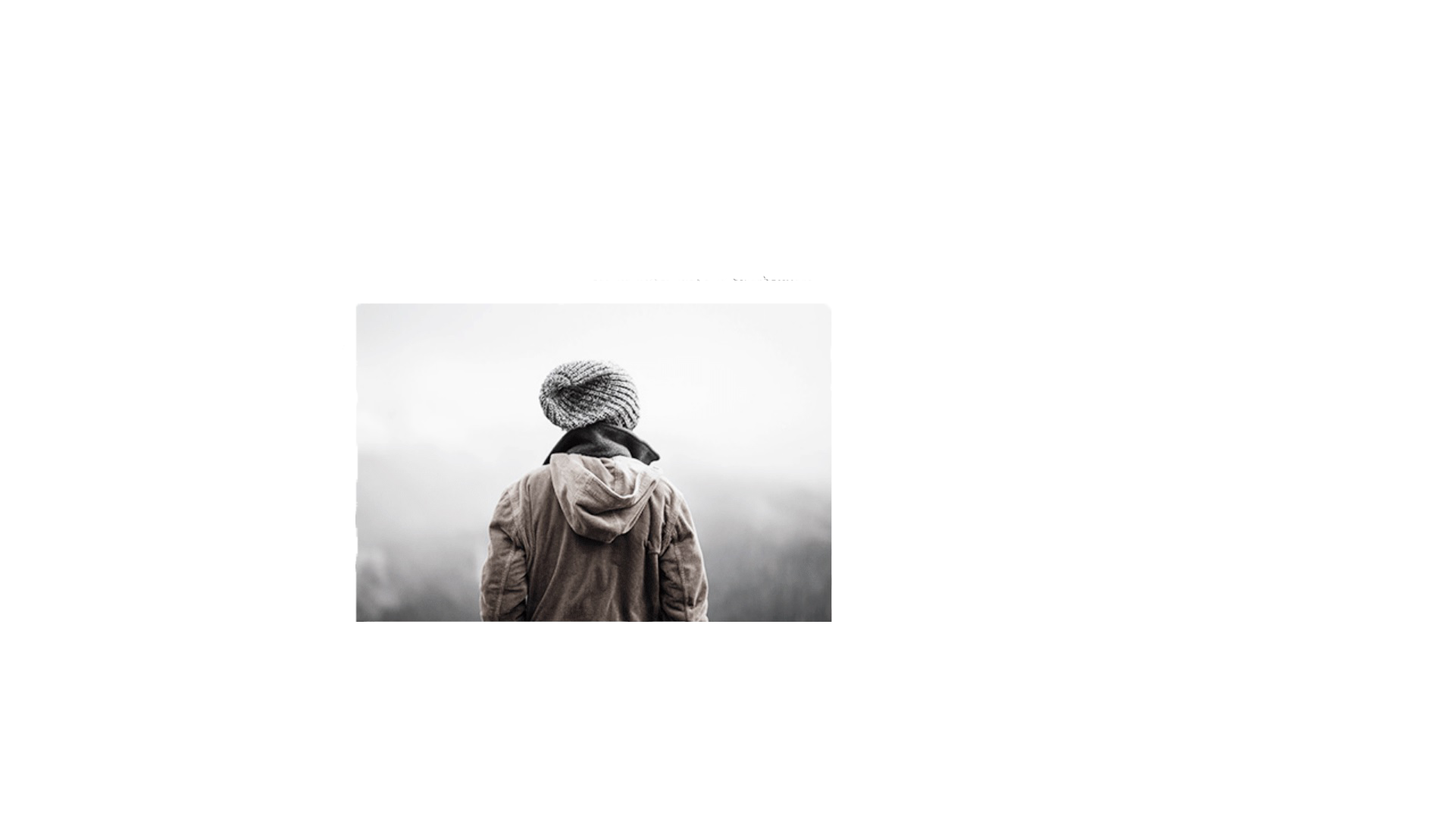
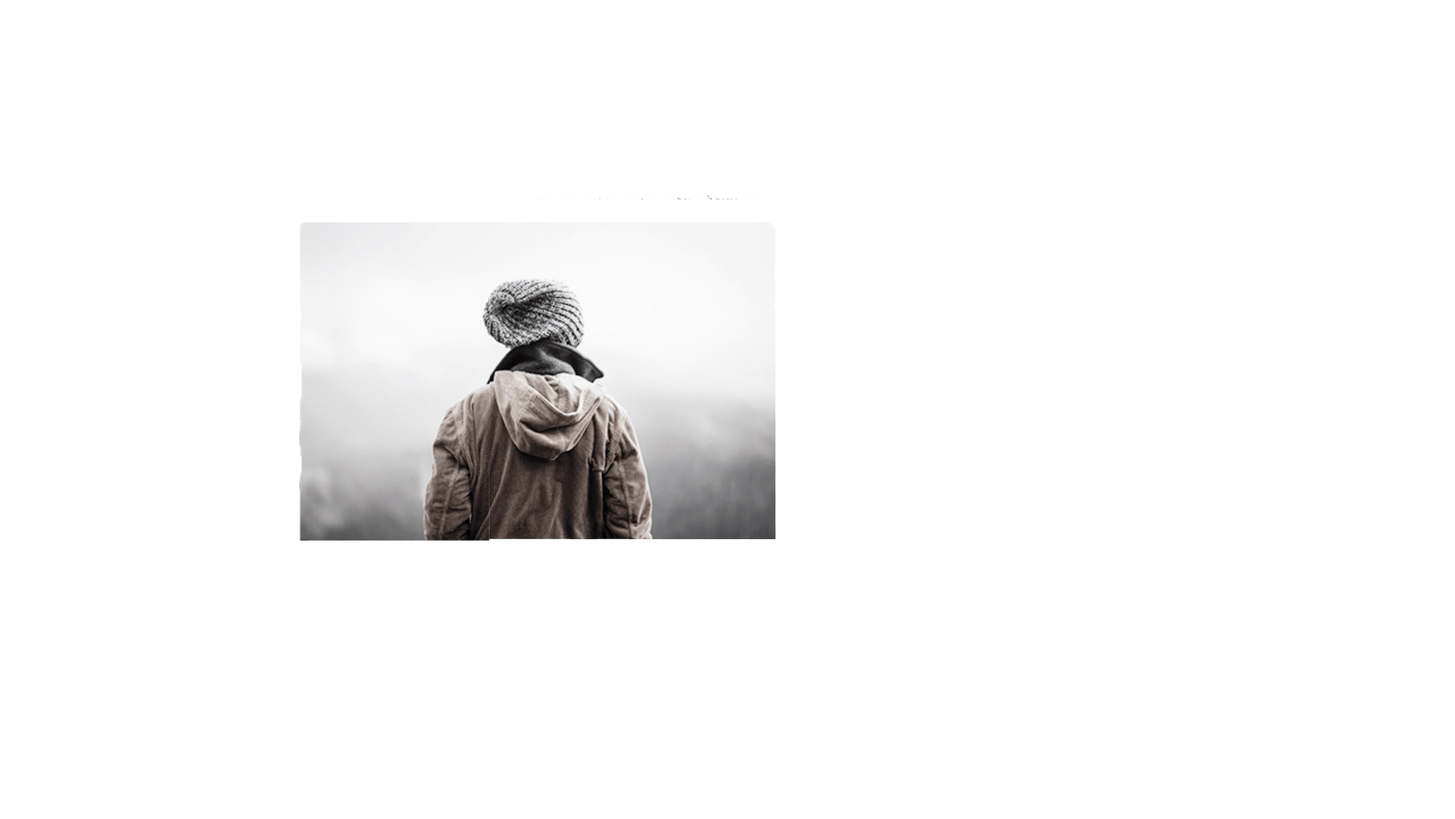
Comparing the layer stacks of the two 1455 × 819 images. Changes:
painted on "Слой 2" over (299, 194, 833, 624)
